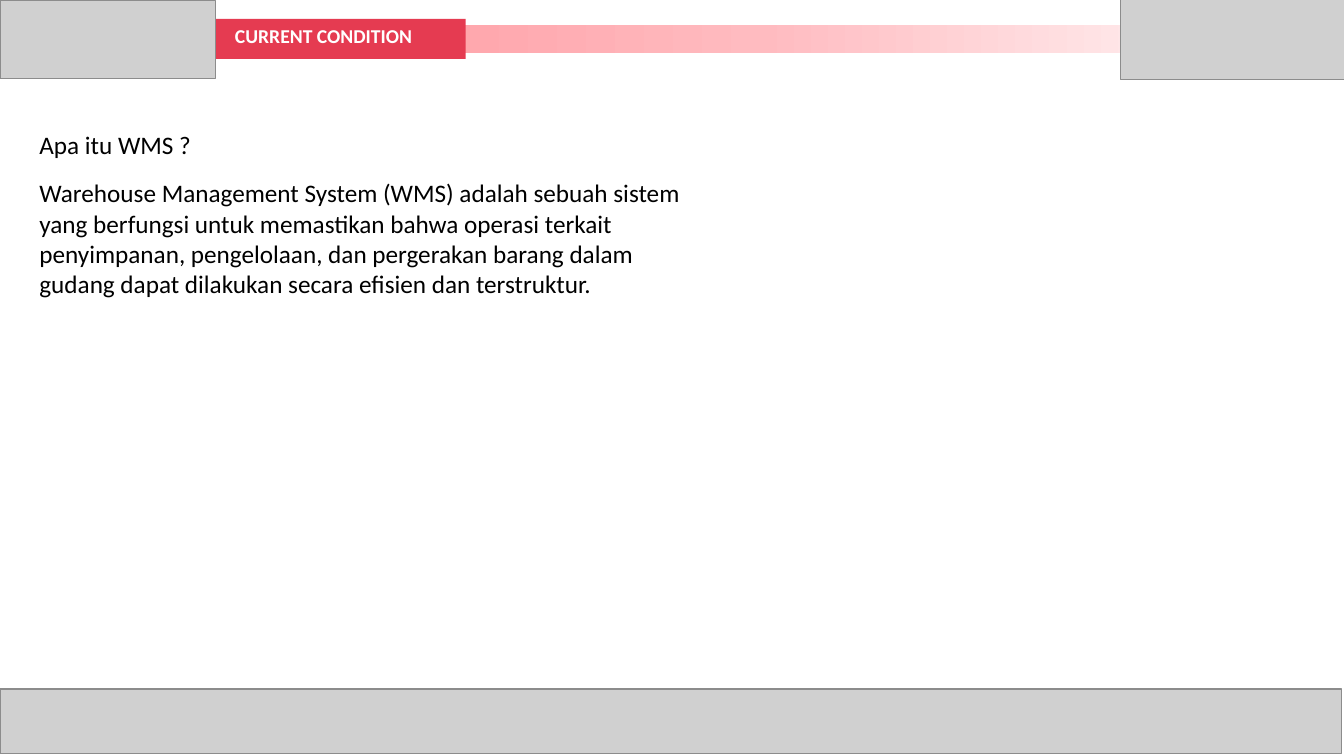
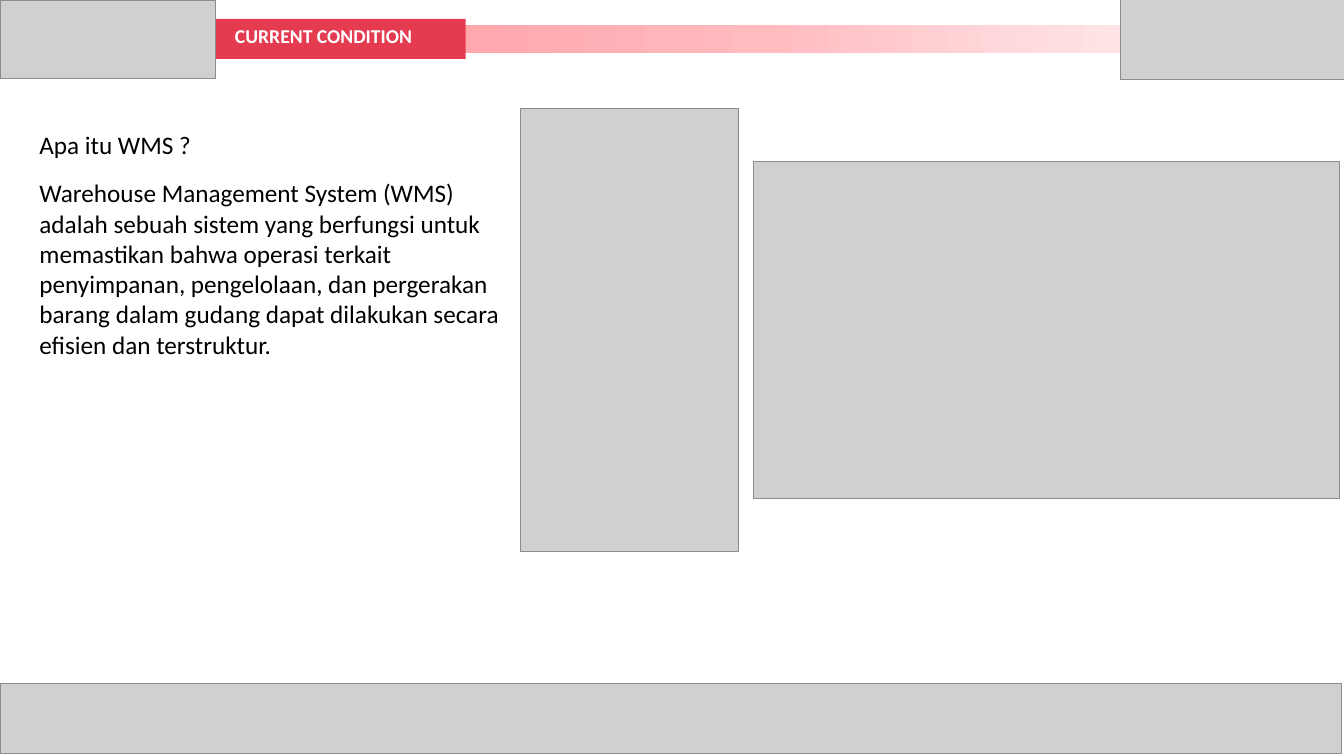
Before and after one commit to Dasep12/wms, a slide deck: slide 8 of document/Improvement IT - Dasep Depiyawan (BIT).pptx (slide 9 before the commit). Drawn at 1344x756 pixels with LibreOffice and Linux fonts; fonts in the diff are those of the drawing; grey boxes stand for pictures. Boxes give left, top, right and bottom in pixels: in the first picture for what was removed or moved away, otherwise in the second. Text is boxed around its words. In the diff, an @@ line names an element or a change of style, - is before the commit and + after.

```diff
--- a/document/Improvement IT - Dasep Depiyawan (BIT).pptx
+++ b/document/Improvement IT - Dasep Depiyawan (BIT).pptx
@@ picture added at [521, 109, 739, 552] @@
@@ text "Warehouse Management System (WMS) adalah ..." rewrapped from [39, 183, 679, 298] to [39, 183, 498, 355] @@
@@ picture added at [754, 161, 1340, 498] @@
@@ picture: place and size @@
-picture at [0, 690, 1342, 754]
+picture at [0, 684, 1342, 753]
```
Also in this commit, not shown: 1 other slide changed, 1 slide added, 3 other files.
